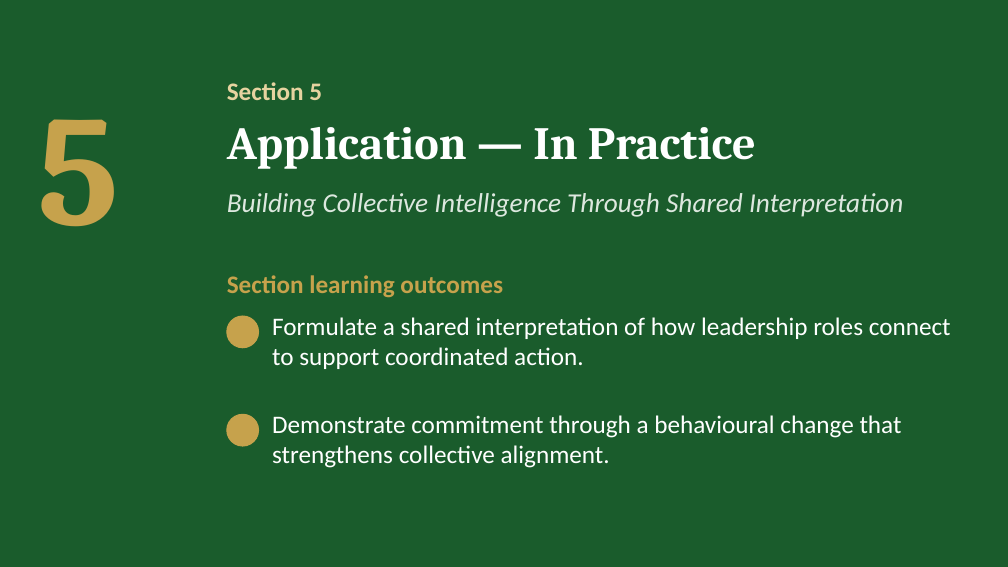
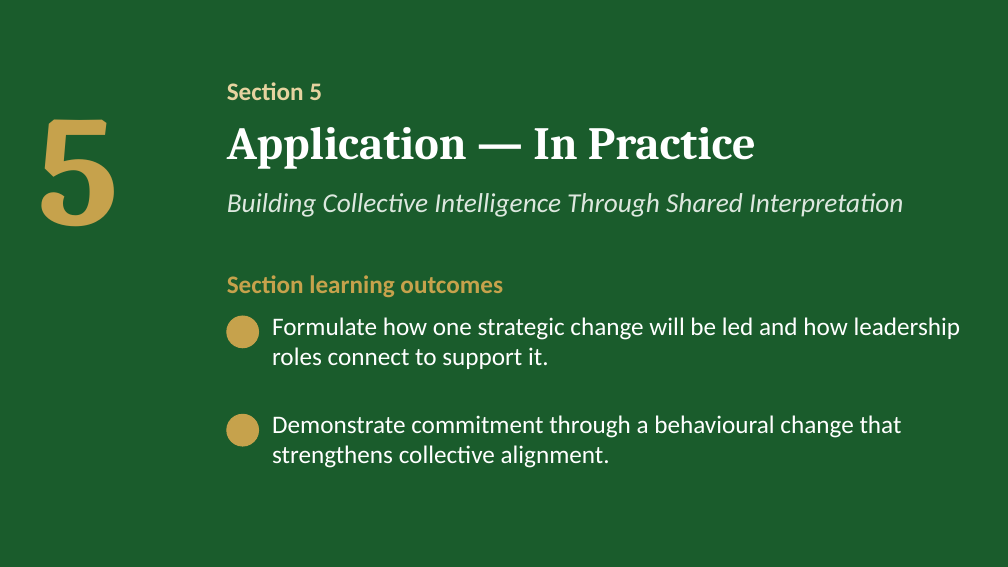
Before and after one commit to IBSL26/ibsl-platform, a slide deck: slide 26 of Unit decks/Unit 05 - Aligning Heart & Mind.pptx (slide 19 before the commit). Drawn at 1008x567 pixels with LibreOffice and Linux fonts; fonts in the diff are those of the drawing; background and template pictures are left out. Boxes give left, top, right and bottom in pixels: in the first picture for what was removed or moved away, otherwise in the second. Text is boxed around its words. In the diff, an @@ line names an element or a change of style, - is before the commit and + after.

```diff
--- a/Unit decks/Unit 05 - Aligning Heart & Mind.pptx
+++ b/Unit decks/Unit 05 - Aligning Heart & Mind.pptx
@@ text at (x1=272, y1=317, x2=961, y2=369): text changed @@
-Formulate a shared interpretation of how leadership roles connect to support coordinated action.
+Formulate how one strategic change will be led and how leadership roles connect to support it.
```
Also in this commit, not shown: 8 other slides changed, 8 slides added, 8 other files.
